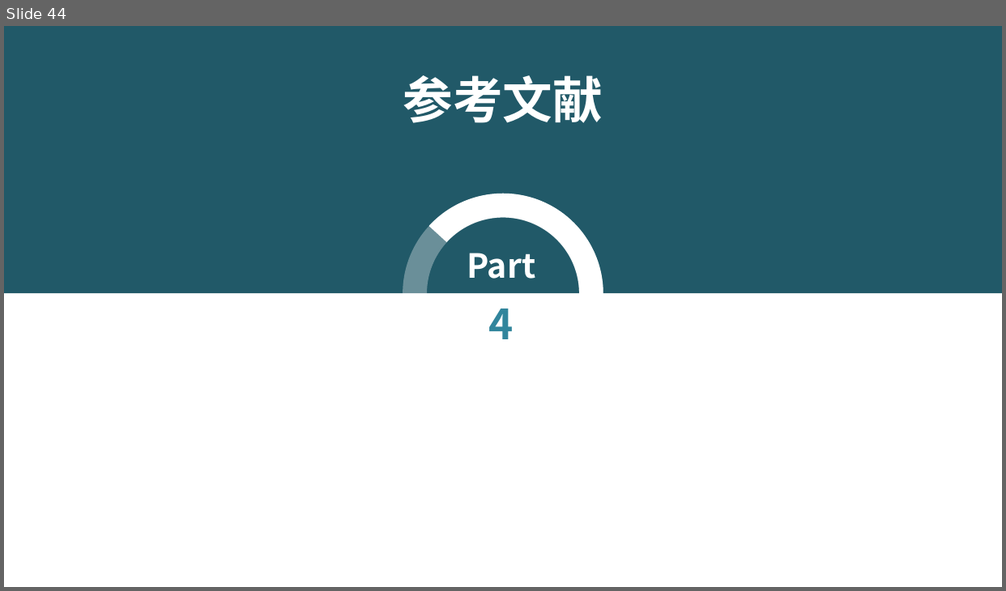
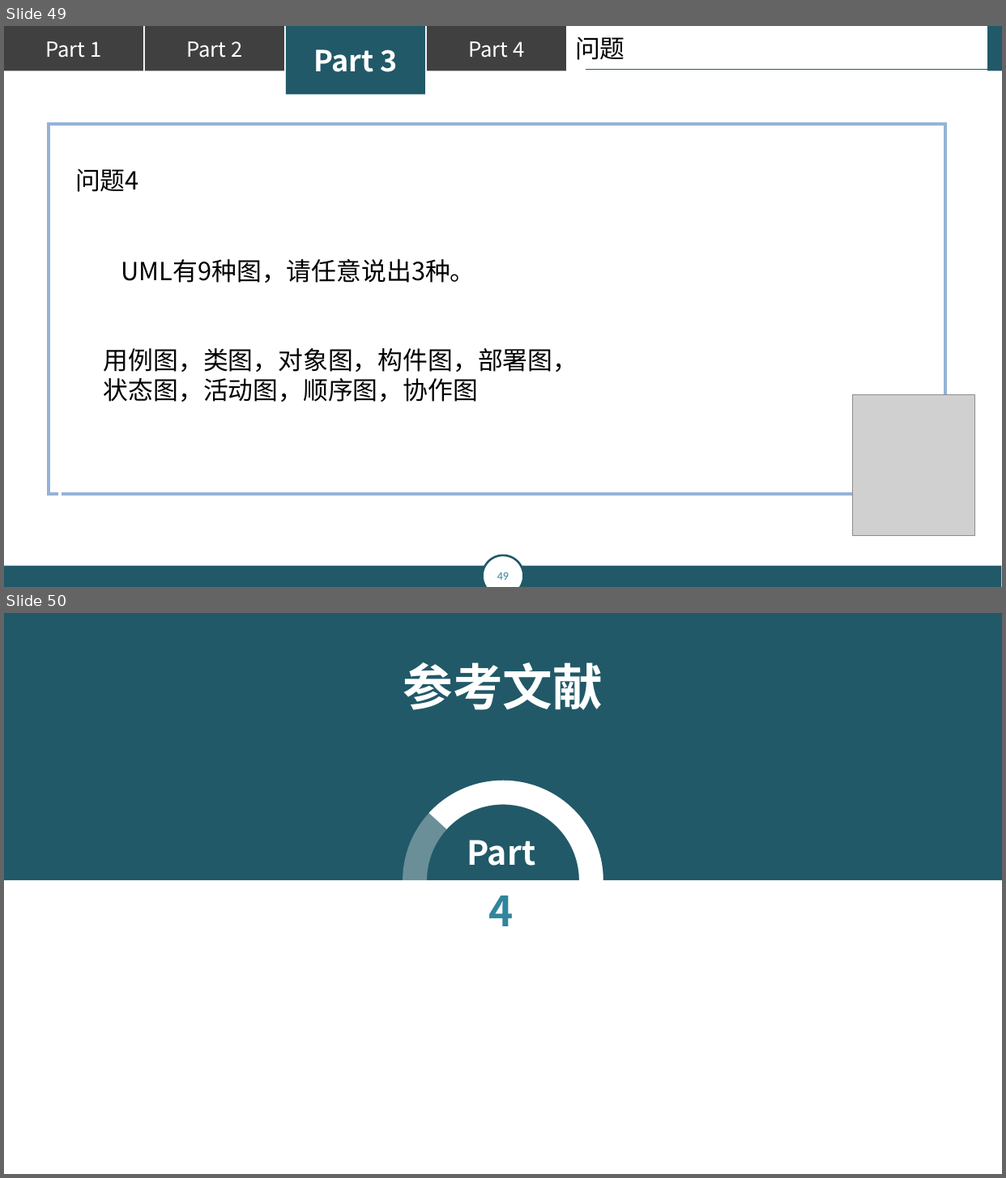
Before and after one commit to popopoi/PRD2018-G07, a slide deck: 翻转课堂PPT/PRD2018-G07-第五周翻转课堂PPT.pptx. Shown one above the other, each under a label of ours: slide 44 before the commit, slides 49 and 50 after it. The pictures are 1006x591 and 1006x1178 pixels, drawn with LibreOffice and Linux fonts; fonts in the diff are those of the drawing; grey boxes stand for pictures; background and template pictures are left out. Boxes give left, top, right and bottom in pixels: in the first picture for what was removed or moved away, otherwise in the second. Text is boxed around its words. In the diff, an @@ line names an element or a change of style, - is before the commit and + after.

Commit message:
修改《第五周翻转课堂PPT》[更改的内容：增加Visio介绍内容，添加问题]

```diff
--- a/翻转课堂PPT/PRD2018-G07-第五周翻转课堂PPT.pptx
+++ b/翻转课堂PPT/PRD2018-G07-第五周翻转课堂PPT.pptx
@@ slide 49 added at [4,26,1002,587], background #FFFFFF @@
@@ rectangle added at [4,26,143,71], fill #404040, 20 pt, text #FFFFFF @@
+Part 1
@@ rectangle added at [145,26,284,71], fill #404040, 20 pt, text #FFFFFF @@
+Part 2
@@ rectangle added at [286,26,424,94], fill #215968, 28 pt, text #FFFFFF, bold @@
+Part 3
@@ rectangle added at [427,26,566,71], fill #404040, 20 pt, text #FFFFFF @@
+Part 4
@@ text added at [575,37,625,60], 24 pt, text #000000 @@
+问题
@@ rectangle added at [987,26,1002,71], fill #215968 @@
@@ line added from (995, 70) to (586, 70), #215968 0.75 pt @@
@@ rectangle added at [49,124,945,495], outline #95B3D7 3 pt @@
@@ rectangle added at [59,151,924,499], outline #FFFFFF 3 pt @@
@@ text added at [75,169,139,192], 24 pt, text #000000 @@
+问题4
@@ text added at [121,259,475,283], 24 pt, text #000000 @@
+UML有9种图，请任意说出3种。
@@ text added at [104,348,577,402], 24 pt, text #000000 @@
+用例图，类图，对象图，构件图，部署图，
+状态图，活动图，顺序图，协作图
@@ picture added at [852,395,975,535] @@
@@ page number added at [483,556,523,587], fill #FFFFFF, outline #215968 2 pt, 11 pt, text #31859C @@
+49
@@ rectangle added at [4,566,1001,587], fill #215968 @@
@@ what was slide 44 is now slide 50 @@
```
Also in this commit, not shown: 11 slides changed, 5 other slides added.
